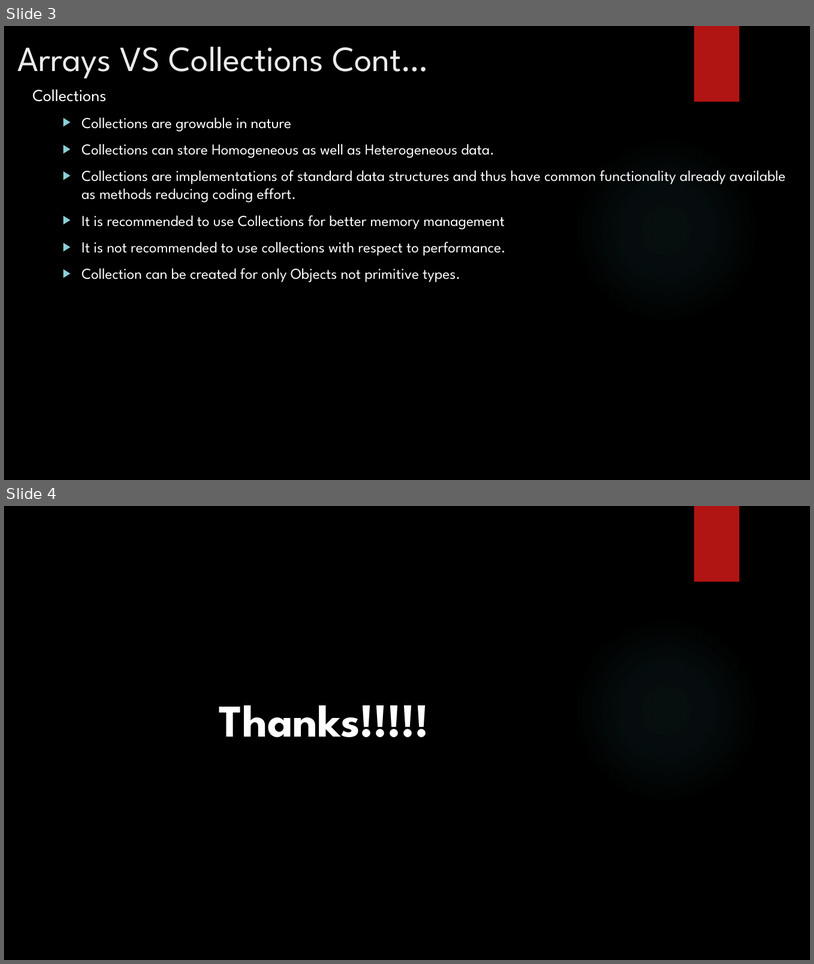
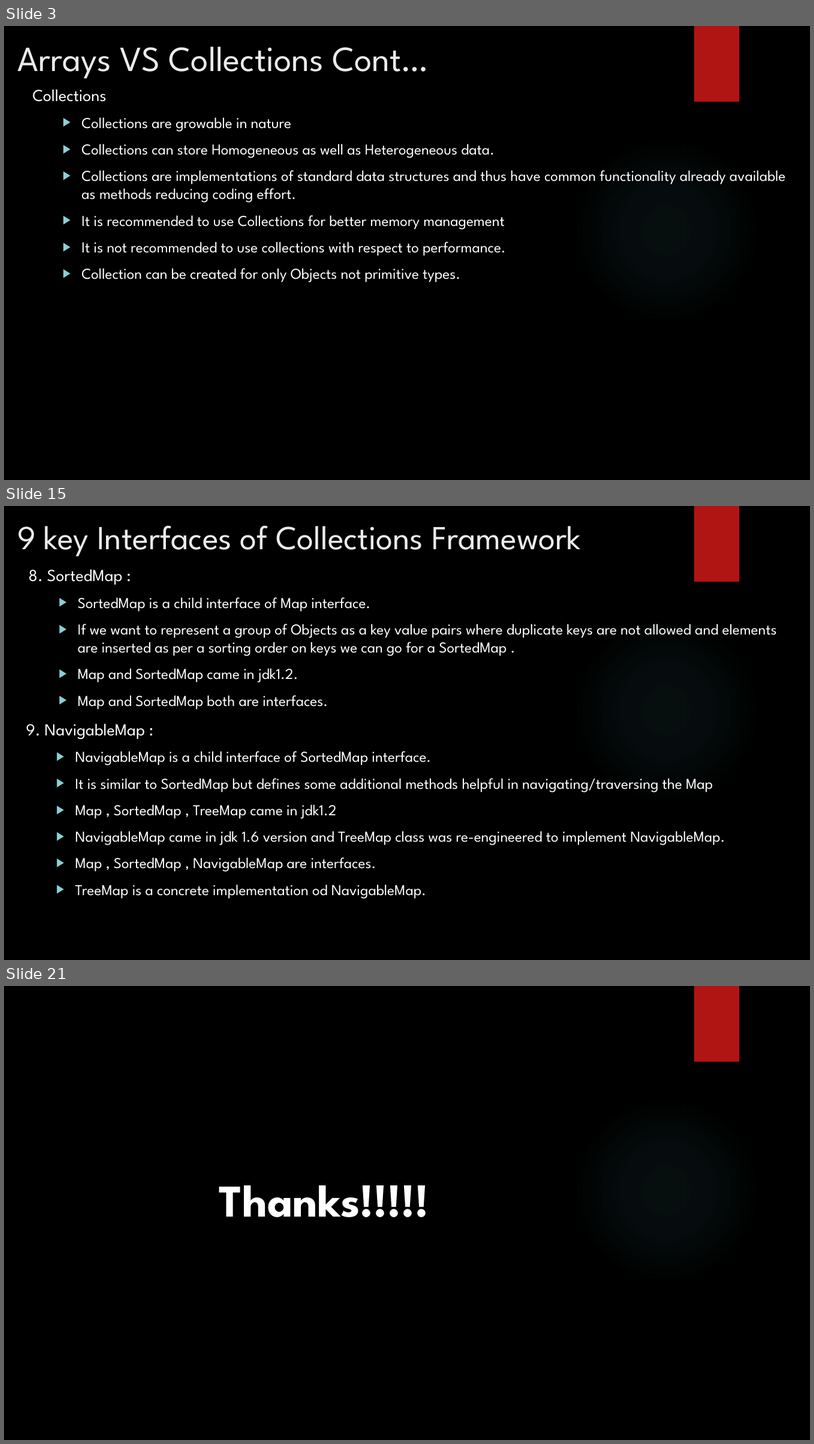
Before and after one commit to rudhrainfogain/java-collections, a slide deck: src/main/resources/JavaCollections.pptx. Shown one above the other, each under a label of ours: slides 3 and 4 before the commit, slides 3, 15 and 21 after it; the slides between them are not shown. The pictures are 814x964 and 814x1444 pixels, drawn with LibreOffice and Linux fonts; fonts in the diff are those of the drawing; background and template pictures are left out. Boxes give left, top, right and bottom in pixels: in the first picture for what was removed or moved away, otherwise in the second. Text is boxed around its words. In the diff, an @@ line names an element or a change of style, - is before the commit and + after.

Commit message:
Detailed overview ofCollections framework

```diff
--- a/src/main/resources/JavaCollections.pptx
+++ b/src/main/resources/JavaCollections.pptx
@@ slide 15 added at (4, 506, 810, 960), background picture (left out); not listed: 2 template elements that a slide beside it also shows @@
@@ title added at (17, 525, 581, 556), 40 pt, text #EBEBEB @@
+9 key Interfaces of Collections Framework
@@ text added at (29, 569, 777, 709), 18 pt, text #FFFFFF @@
+8. SortedMap :
+  ▶ SortedMap is a child interface of Map interface.
+  ▶ If we want to represent a group of Objects as a key value pairs where duplicate keys are not allowed and elements are inserted as per a sorting order on keys we can go for a SortedMap .
+  ▶ Map and SortedMap came in jdk1.2.
+  ▶ Map and SortedMap both are interfaces.
@@ text added at (26, 723, 725, 898), 18 pt, text #FFFFFF @@
+9. NavigableMap :
+  ▶ NavigableMap is a child interface of SortedMap interface.
+  ▶ It is similar to SortedMap but defines some additional methods helpful in navigating/traversing the Map
+  ▶ Map , SortedMap , TreeMap came in jdk1.2
+  ▶ NavigableMap came in jdk 1.6 version and TreeMap class was re-engineered to implement NavigableMap.
+  ▶ Map , SortedMap , NavigableMap are interfaces.
+  ▶ TreeMap is a concrete implementation od NavigableMap.
@@ what was slide 4 is now slide 21 @@
```
Also in this commit, not shown: 16 other slides added.
